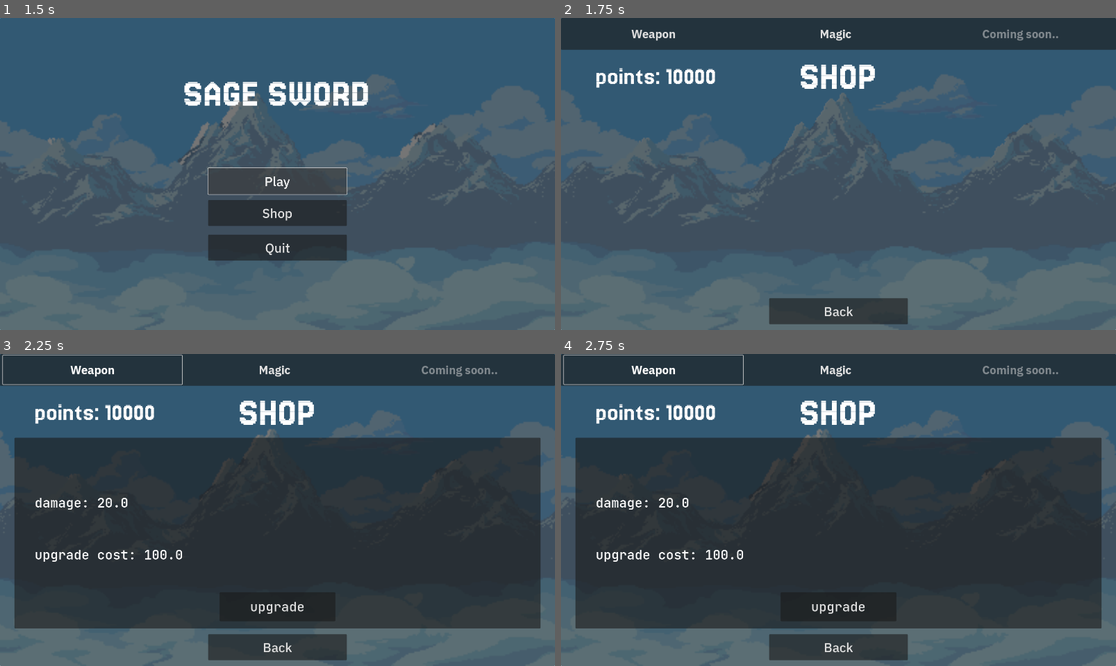
Above: before the commit, frames 1-4 (two rows, left to right).
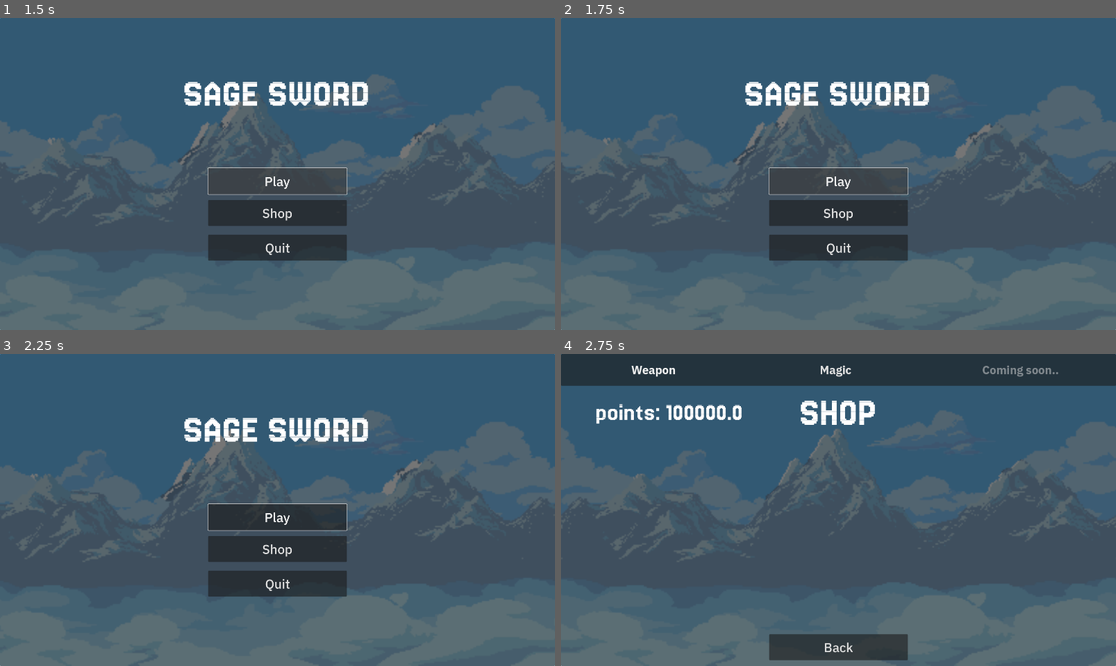
Above: after the commit, the same moments.

Repository: drawiks/sage-sword-remaster
Game: Godot game, scene res://scenes/main_menu.tscn
The game is run twice, just before and just after one commit, with the same random seed, the same clock (stepped at 60 frames per second) and the same inputs. Sound files missing from this copy of the repository are replaced by a short silence.
Inputs (mouse positions are in pixels of both pictures, inside the frame that each line leads up to):
- Up to frame 1 (1.5 s): click "Shop" at 0.5 s; click "Play" at 1.25 s
- Up to frame 2 (1.75 s): no input
- Up to frame 3 (2.25 s): click (94, 369) at 2 s, where only the run before the commit has a clickable "Weapon"
- Up to frame 4 (2.75 s): no input

Frame 1 is identical in both runs. In frame 2, 25% of the frame differs, in the area x 0-100%, y 0-99%; in frame 3, 68%; in frame 4, 59%.
Error after the commit: Cannot call method 'change_scene_to_file' on a null value. (res://scripts/main_menu.gd:10)

Commit message:
feature: add game menu
add game_menu and minor fixes

Diff:
--- a/resources/magic.gd
+++ b/resources/magic.gd
@@ -2,5 +2,5 @@
 class_name Magic
 extends Resource
 
-@export var magic_damage: float
-@export var magic_upgrade_cost: float
+@export var damage: float
+@export var upgrade_cost: float
--- a/resources/magic.tres
+++ b/resources/magic.tres
@@ -4,6 +4,6 @@
 
 [resource]
 script = ExtResource("1_4m8x0")
-magic_damage = 60.0
-magic_upgrade_cost = 200.0
+damage = 60.0
+upgrade_cost = 200.0
 metadata/_custom_type_script = "uid://57dbh6yflcj"
--- a/resources/points.gd
+++ b/resources/points.gd
@@ -2,4 +2,4 @@
 class_name Points
 extends Resource
 
-@export var points: int
+@export var points: float
--- a/resources/points.tres
+++ b/resources/points.tres
@@ -4,5 +4,5 @@
 
 [resource]
 script = ExtResource("1_g55du")
-points = 10000
+points = 100000.0
 metadata/_custom_type_script = "uid://d2vr4dayxkjpk"
--- a/resources/weapon.gd
+++ b/resources/weapon.gd
@@ -2,5 +2,5 @@
 class_name Weapon
 extends Resource
 
-@export var weapon_damage: float
-@export var weapon_upgrade_cost: float
+@export var damage: float
+@export var upgrade_cost: float
--- a/resources/weapon.tres
+++ b/resources/weapon.tres
@@ -4,6 +4,6 @@
 
 [resource]
 script = ExtResource("1_7s3j2")
-weapon_damage = 20.0
-weapon_upgrade_cost = 100.0
+damage = 30.0
+upgrade_cost = 100.0
 metadata/_custom_type_script = "uid://bexj48n2ih30v"
--- /dev/null
+++ b/scenes/game_menu.tscn
@@ -0,0 +1,76 @@
+[gd_scene load_steps=6 format=3 uid="uid://c7fgsxtehr4ka"]
+
+[ext_resource type="Script" uid="uid://c531uxb6rwx05" path="res://scripts/game_menu.gd" id="1_ldg7d"]
+[ext_resource type="PackedScene" uid="uid://bn81f1dt7a00n" path="res://scenes/background.tscn" id="2_aru3y"]
+[ext_resource type="FontFile" uid="uid://di2n68my14jww" path="res://assets/fonts/Jersey20-Regular.ttf" id="3_0b27c"]
+[ext_resource type="FontFile" uid="uid://dkxrbsilqoqr6" path="res://assets/fonts/IBMPlexSans-Medium.ttf" id="4_yr8n5"]
+[ext_resource type="AudioStream" uid="uid://mhuf6khv5u2t" path="res://assets/sounds/click.mp3" id="5_u3xmg"]
+
+[node name="game_menu" type="Control"]
+layout_mode = 3
+anchors_preset = 15
+anchor_right = 1.0
+anchor_bottom = 1.0
+grow_horizontal = 2
+grow_vertical = 2
+script = ExtResource("1_ldg7d")
+
+[node name="panel" type="Panel" parent="."]
+layout_mode = 0
+offset_right = 1920.0
+offset_bottom = 1080.0
+
+[node name="background" parent="panel" instance=ExtResource("2_aru3y")]
+
+[node name="choose_game_mode" type="Label" parent="panel"]
+layout_mode = 0
+offset_left = 618.0
+offset_top = 192.0
+offset_right = 1297.0
+offset_bottom = 333.0
+theme_override_fonts/font = ExtResource("3_0b27c")
+theme_override_font_sizes/font_size = 140
+text = "CHOOSE
+GAME MODE"
+horizontal_alignment = 1
+vertical_alignment = 1
+
+[node name="company_button" type="Button" parent="panel"]
+layout_mode = 0
+offset_left = 720.0
+offset_top = 520.0
+offset_right = 1200.0
+offset_bottom = 610.0
+theme_override_fonts/font = ExtResource("4_yr8n5")
+theme_override_font_sizes/font_size = 45
+action_mode = 0
+text = "Company"
+
+[node name="duel_button" type="Button" parent="panel"]
+layout_mode = 0
+offset_left = 720.0
+offset_top = 630.0
+offset_right = 1200.0
+offset_bottom = 720.0
+theme_override_fonts/font = ExtResource("4_yr8n5")
+theme_override_font_sizes/font_size = 45
+disabled = true
+action_mode = 0
+text = "Duel"
+
+[node name="back_button" type="Button" parent="panel"]
+layout_mode = 0
+offset_left = 720.0
+offset_top = 970.0
+offset_right = 1200.0
+offset_bottom = 1060.0
+theme_override_fonts/font = ExtResource("4_yr8n5")
+theme_override_font_sizes/font_size = 45
+text = "Back"
+
+[node name="click_sound" type="AudioStreamPlayer" parent="."]
+stream = ExtResource("5_u3xmg")
+bus = &"Sounds"
+
+[connection signal="pressed" from="panel/company_button" to="." method="_on_company_button_pressed"]
+[connection signal="pressed" from="panel/back_button" to="." method="_on_back_button_pressed"]
--- /dev/null
+++ b/scripts/game_menu.gd
@@ -0,0 +1,10 @@
+
+extends Control
+
+func _on_company_button_pressed() -> void:
+	$click_sound.play()
+
+func _on_back_button_pressed() -> void:
+	$click_sound.play()
+	await $click_sound.finished
+	get_tree().change_scene_to_file("res://scenes/main_menu.tscn")
--- a/scripts/magicManager.gd
+++ b/scripts/magicManager.gd
@@ -8,10 +8,13 @@
 	_magic = preload("res://resources/magic.tres").duplicate()
 
 func add_damage(amount: float) -> void:
-	_magic.weapon_damage += amount
+	_magic.damage += amount
 
 func add_upgrade_cost() -> void:
-	_magic.weapon_upgrade_cost += 100
+	_magic.upgrade_cost += 100
 
-func get_data() -> Array:
-	return [_magic.magic_damage, _magic.magic_upgrade_cost]
+func get_data() -> Dictionary:
+	return {
+		"damage":_magic.damage,
+		"upgrade_cost":_magic.upgrade_cost
+	}
--- a/scripts/main_menu.gd
+++ b/scripts/main_menu.gd
@@ -5,8 +5,9 @@
 	AudioManager.play_audio(preload("res://assets/sounds/menu.mp3"))
 
 func _on_play_button_pressed() -> void:
-	if !$click_sound.playing:
-		$click_sound.play()
+	$click_sound.play()
+	await $click_sound.finished
+	get_tree().change_scene_to_file("res://scenes/game_menu.tscn")
 
 func _on_shop_button_pressed() -> void:
 	$click_sound.play()
--- a/scripts/pointsManager.gd
+++ b/scripts/pointsManager.gd
@@ -3,21 +3,21 @@
 extends Node
 
 var _points: Points
-var points: int
+var points: float
 
 func _init() -> void:
 	_points = preload("res://resources/points.tres").duplicate()
 	points = _points.points
 
-func earn_points(amount: int) -> void:
+func earn_points(amount: float) -> void:
 	points += amount
 
-func spend_points(amount: int) -> bool:
+func spend_points(amount: float) -> bool:
 	if points >= amount:
 		points -= amount
 		return true
 	else:
 		return false
 
-func get_points() -> int:
+func get_points() -> float:
 	return points
--- a/scripts/shop_menu.gd
+++ b/scripts/shop_menu.gd
@@ -2,7 +2,7 @@
 extends Control
 
 func _ready() -> void:
-	$panel/points.text = "points: %d" % PointsManager.get_points()
+	$panel/points.text = "points: %.1f" % PointsManager.get_points()
 
 	$panel/weapon.visible = false
 	$panel/magic.visible = false
@@ -13,20 +13,24 @@
 	get_tree().change_scene_to_file("res://scenes/main_menu.tscn")
 
 func _on_weapon_button_pressed() -> void:
-	if !$click_sound.playing:
-		$click_sound.play()
-	$panel/weapon/damage_stats.text = "damage: %.1f" % WeaponManager._weapon.weapon_damage
-	$panel/weapon/upgrade_cost_stats.text = "upgrade cost: %.1f" % WeaponManager._weapon.weapon_upgrade_cost
+	$click_sound.play()
 	$panel/weapon.visible = true
 	$panel/magic.visible = false
 
 func _on_magic_button_pressed() -> void:
-	if !$click_sound.playing:
-		$click_sound.play()
-	$panel/magic/damage_stats.text = "damage: %.1f" % MagicManager._magic.magic_damage
-	$panel/magic/upgrade_cost_stats.text = "upgrade cost: %.1f" % MagicManager._magic.magic_upgrade_cost
+	$click_sound.play()
 	$panel/magic.visible = true
 	$panel/weapon.visible = false
 
 func _process(delta: float) -> void:
-	$panel/points.text = "points: %d" % PointsManager.get_points()
+
+	var weapon = WeaponManager.get_data()
+	var magic = MagicManager.get_data()
+
+	$panel/points.text = "points: %.1f" % PointsManager.get_points()
+
+	$panel/weapon/damage_stats.text = "damage: %.1f" % weapon.damage
+	$panel/weapon/upgrade_cost_stats.text = "upgrade cost: %.1f" % weapon.upgrade_cost
+
+	$panel/magic/damage_stats.text = "damage: %.1f" % magic.damage
+	$panel/magic/upgrade_cost_stats.text = "upgrade cost: %.1f" % magic.upgrade_cost
--- a/scripts/weaponManager.gd
+++ b/scripts/weaponManager.gd
@@ -8,10 +8,13 @@
 	_weapon = preload("res://resources/weapon.tres").duplicate()
 
 func add_damage(amount: float) -> void:
-	_weapon.weapon_damage += amount
+	_weapon.damage += amount
 
 func add_upgrade_cost() -> void:
-	_weapon.weapon_upgrade_cost += 100
+	_weapon.upgrade_cost += 100
 
-func get_data() -> Array:
-	return [_weapon.weapon_damage, _weapon.weapon_upgrade_cost]
+func get_data() -> Dictionary:
+	return {
+		"damage":_weapon.damage,
+		"upgrade_cost":_weapon.upgrade_cost
+	}
--- a/scripts/weapon_menu.gd
+++ b/scripts/weapon_menu.gd
@@ -1,5 +1,18 @@
 
 extends Panel
 
+var weapon: Dictionary
+var points: float
+
+func _ready() -> void:
+	pass#damage upgrade_cost = WeaponManager.get_data()
+
+func _process(delta: float) -> void:
+	weapon = WeaponManager.get_data()
+	points = PointsManager.get_points()
+
 func _on_upgrade_pressed() -> void:
-	pass # Replace with function body.
+	if points >= weapon.upgrade_cost:
+		PointsManager.spend_points(weapon.upgrade_cost)
+		WeaponManager.add_damage(15)
+		WeaponManager.add_upgrade_cost()
Not shown, added: scripts/game_menu.gd.uid
Not shown, added: scenes/weapon_menu.tscn1919700550.tmp
